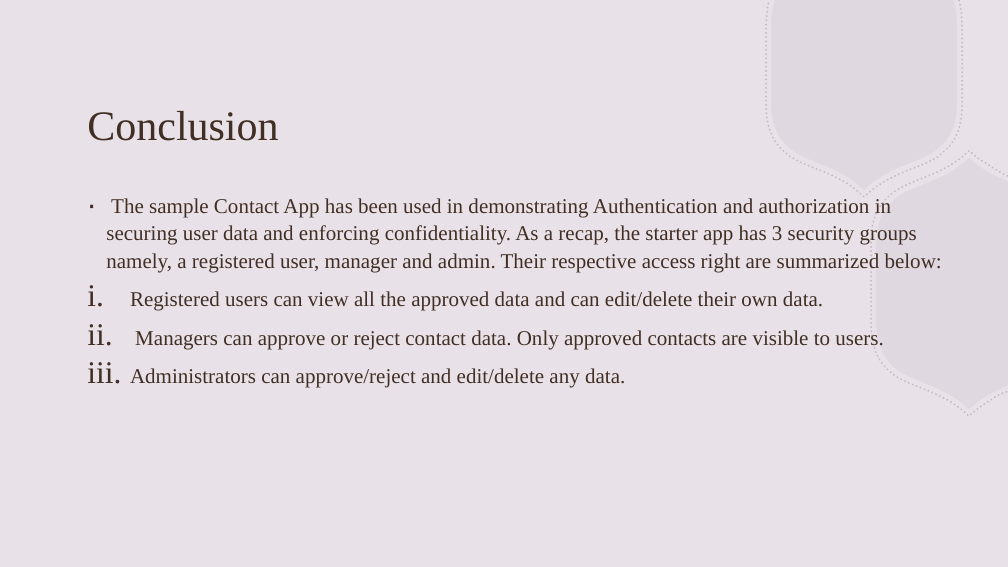
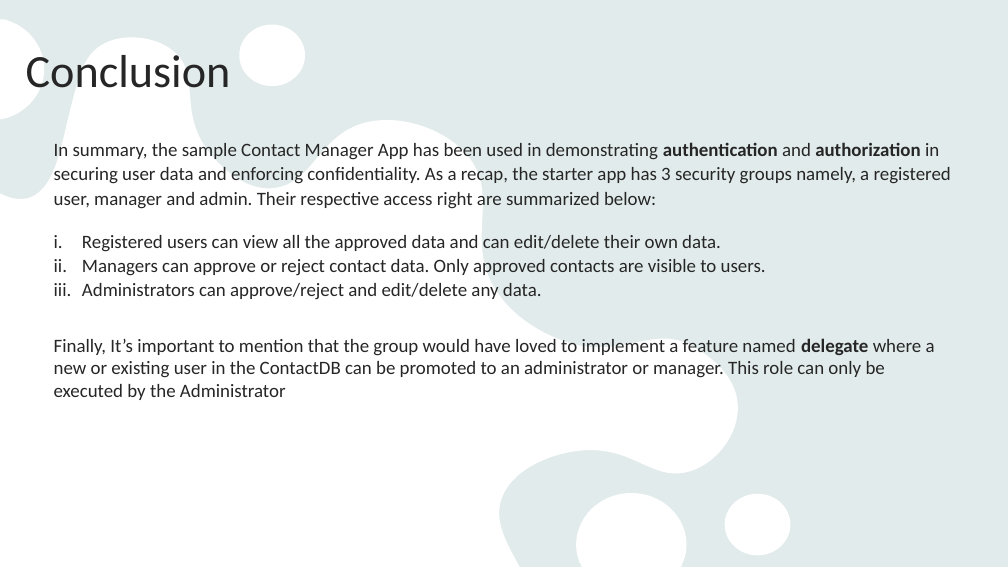
Before and after one commit to habeeb-omotunde/FinalProject_BDAT1001, a slide deck: slide 21 of Group 2 Presentation.pptx (slide 17 before the commit). Drawn at 1008x567 pixels with LibreOffice and Linux fonts; fonts in the diff are those of the drawing. Boxes give left, top, right and bottom in pixels: in the first picture for what was removed or moved away, otherwise in the second. Text is boxed around its words. In the diff, an @@ line names an element or a change of style, - is before the commit and + after.

```diff
--- a/Group 2 Presentation.pptx
+++ b/Group 2 Presentation.pptx
@@ background #E8E2E8 to #E9F3F3 @@
@@ rectangle added at [0, 0, 1008, 567], fill #AEAEAE at 10% opacity @@
@@ freeform shape added at [0, 19, 791, 567], fill #FFFFFF @@
@@ text "Conclusion": place and size @@
-text "Conclusion" at [87, 111, 278, 141]
+text "Conclusion" at [26, 55, 231, 88]
@@ text "Conclusion" at [26, 55, 231, 88]: size 40 to 44 pt, font Times New Roman to Calibri, text colour #412E24 to #262626; vertical alignment middle to bottom @@
@@ text "In summary, the sample Contact ...": place and size @@
-text "In summary, the sample Contact ..." at [106, 196, 942, 388]
+text "In summary, the sample Contact ..." at [54, 142, 951, 400]
@@ text at [54, 142, 951, 209]: text changed; size 20 to 18 pt; font Times New Roman to Calibri; text colour #412E24 to #262626 @@
-∙ The sample Contact App has been used in demonstrating Authentication and authorization in securing user data and enforcing confidentiality. As a recap, the starter app has 3 security groups namely, a registered user, manager and admin. Their respective access right are summarized below:
+In summary, the sample Contact Manager App has been used in demonstrating authentication and authorization in securing user data and enforcing confidentiality. As a recap, the starter app has 3 security groups namely, a registered user, manager and admin. Their respective access right are summarized below:
@@ group removed at [766, 0, 1008, 416]: 4 freeform shapes @@
@@ text at [82, 235, 766, 300]: size 20 to 18 pt, font Times New Roman to Calibri, text colour #412E24 to #262626 in "Registered users can view all the approved ...", "Managers can approve or reject contact data. ...", "Administrators can approve/reject and edit/delete any data."; indent changed; line spacing 1.1 to 1.07; less space between paragraphs @@
@@ text at [54, 338, 935, 400]: paragraph added @@
+Finally, It’s important to mention that the group would have loved to implement a feature named delegate where a new or existing user in the ContactDB can be promoted to an administrator or manager. This role can only be executed by the Administrator
```
Also in this commit, not shown: 6 other slides changed, 14 slides added, 10 slides removed.
